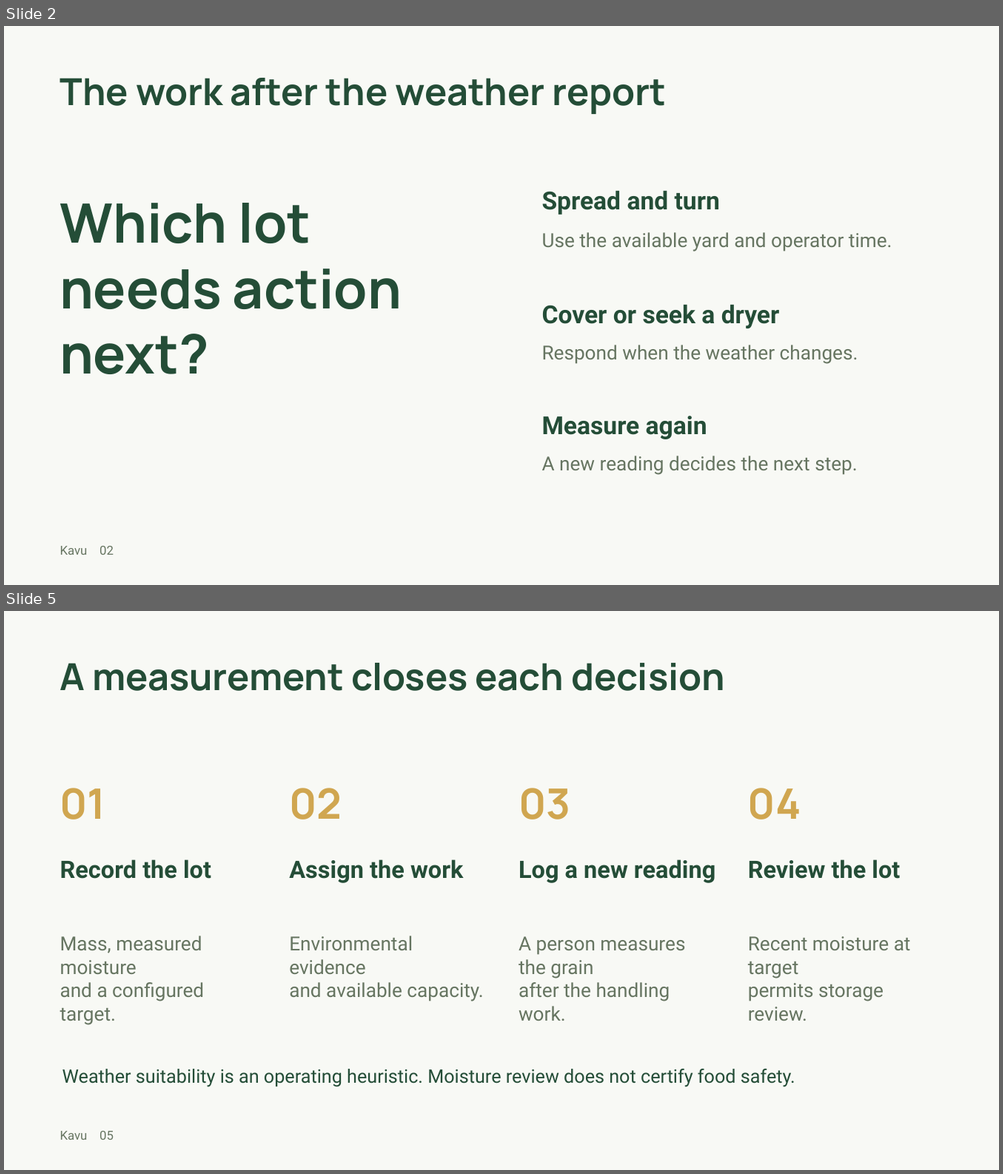
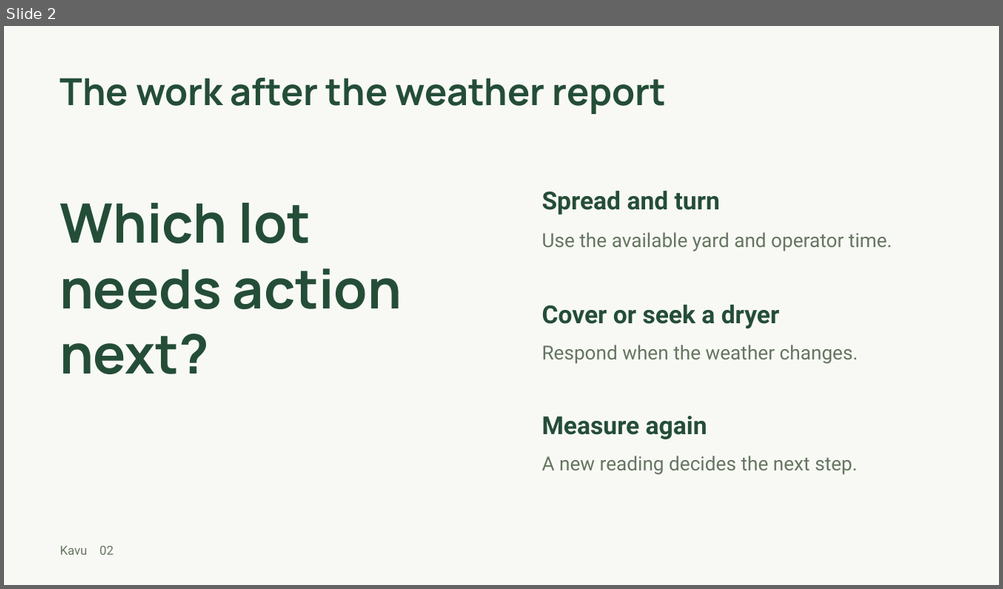
Before and after one commit to shi1720/Hack-The-Weather, a slide deck: output/kavu-pitch.pptx. Shown one above the other, each under a label of ours: slides 2 and 5 before the commit, slide 2 after it; the slides between them are not shown. The pictures are 1003x1174 and 1003x589 pixels, drawn with LibreOffice and Linux fonts; fonts in the diff are those of the drawing. Boxes give left, top, right and bottom in pixels: in the first picture for what was removed or moved away, otherwise in the second. Text is boxed around its words. In the diff, an @@ line names an element or a change of style, - is before the commit and + after.

```diff
--- a/output/kavu-pitch.pptx
+++ b/output/kavu-pitch.pptx
@@ slide 5 removed at box(4, 611, 999, 1170), background #F8F9F5 @@
@@ text removed at box(60, 663, 725, 691) @@
-A measurement closes each decision
@@ text removed at box(60, 788, 106, 820) @@
-01
@@ text removed at box(289, 788, 341, 820) @@
-02
@@ text removed at box(518, 788, 570, 820) @@
-03
@@ text removed at box(748, 788, 801, 820) @@
-04
@@ text removed at box(60, 860, 211, 879) @@
-Record the lot
@@ text removed at box(289, 860, 464, 883) @@
-Assign the work
@@ text removed at box(518, 860, 715, 883) @@
-Log a new reading
@@ text removed at box(748, 860, 899, 879) @@
-Review the lot
@@ text removed at box(60, 936, 204, 1025) @@
-Mass, measured moisture
-and a configured target.
@@ text removed at box(289, 936, 483, 1002) @@
-Environmental evidence
-and available capacity.
@@ text removed at box(518, 937, 685, 1021) @@
-A person measures the grain
-after the handling work.
@@ text removed at box(748, 937, 910, 1021) @@
-Recent moisture at target
-permits storage review.
@@ text removed at box(62, 1069, 795, 1088) @@
-Weather suitability is an operating heuristic. Moisture review does not certify food safety.
@@ text removed at box(60, 1131, 114, 1140) @@
-Kavu 05
```
Also in this commit, not shown: 5 slides changed, 2 slides added, 1 other slide removed, 36 other files.
